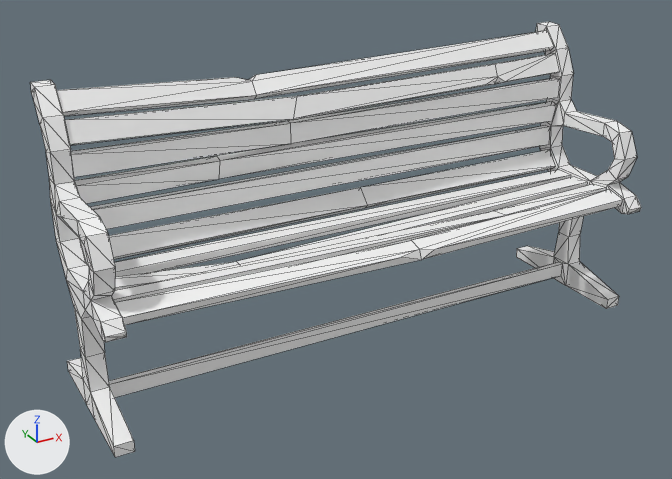
The glTF model SM_Prop_ParkBench_01.glb, before and after one commit.
Camera for both pictures: a 50 mm camera at (-0.01531, -0.02653, 0.01764) aimed at (-0.00061, 0.00019, 0.00428). Every picture has the same lights, and +X, +Y and +Z are marked at lower left. The older version comes first. Mesh edges are drawn as thin lines. Where no turn or scale is listed for an object, it has been applied to the vertices. Vertices at exactly the same position are counted once.

The first picture shows 'SM_Prop_ParkBench_01'.
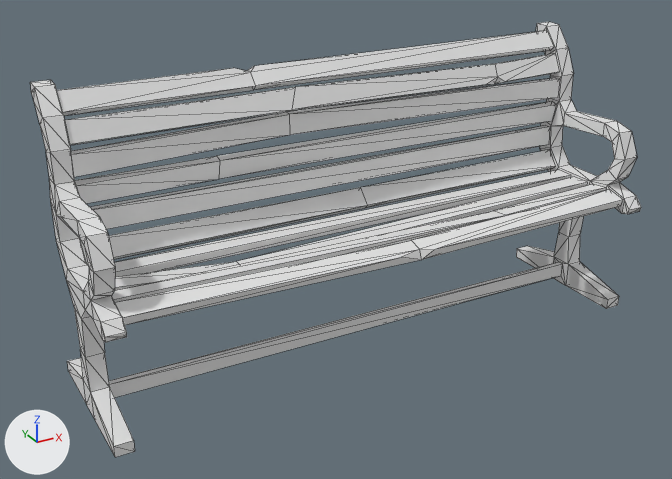
The newer file is also rescaled (x10000.0) as a whole; pictures and numbers use the older file's frame.

The change, as JSON lines over the scene's bpy script:
```json
{"block": "me_mesh_298", "where": "# used by ob_sm_prop_parkbench_01; location = (0.0, 0.0, 0.0)"}
{"op": "remove", "block": "me_mesh_298", "code": "me_mesh_298.from_pydata(...)  # 314 vertices, 552 faces; spans x -0.0099..0.0109, y -0.0031..0.0031, z 0.0..0.0105"}
{"op": "remove", "block": "me_mesh_298", "code": "me_mesh_298.materials.append(mat_blinn283_290)  # white #ffffff"}
{"op": "add", "block": "me_mesh_298", "code": "me_mesh_298.from_pydata(...)  # 314 vertices, 552 faces; spans x -0.0099..0.0109, y -0.0031..0.0032, z 0.0..0.0105"}
{"block": "me_mesh_298", "change": "me_mesh_298 part 1: all 14 vertices in x -0.0031..-0.0012, y 0.0015..0.0031, z 0.0075..0.0099 are moved by (0.0, 0.0001, 0.0003)"}
```

Changed parts and their boxes [x1, y1, x2, y2] in the pictures (672 x 479 px; the box of a moved part takes in the faces that stretch with it):
```json
{"object": "SM_Prop_ParkBench_01", "change": "recoloured, reshaped", "before": [30, 22, 641, 457], "after": [30, 22, 641, 457]}
{"part": 1, "of": "me_mesh_298", "change": "moved or reshaped", "before": [57, 30, 560, 177], "after": [57, 30, 560, 177]}
```
